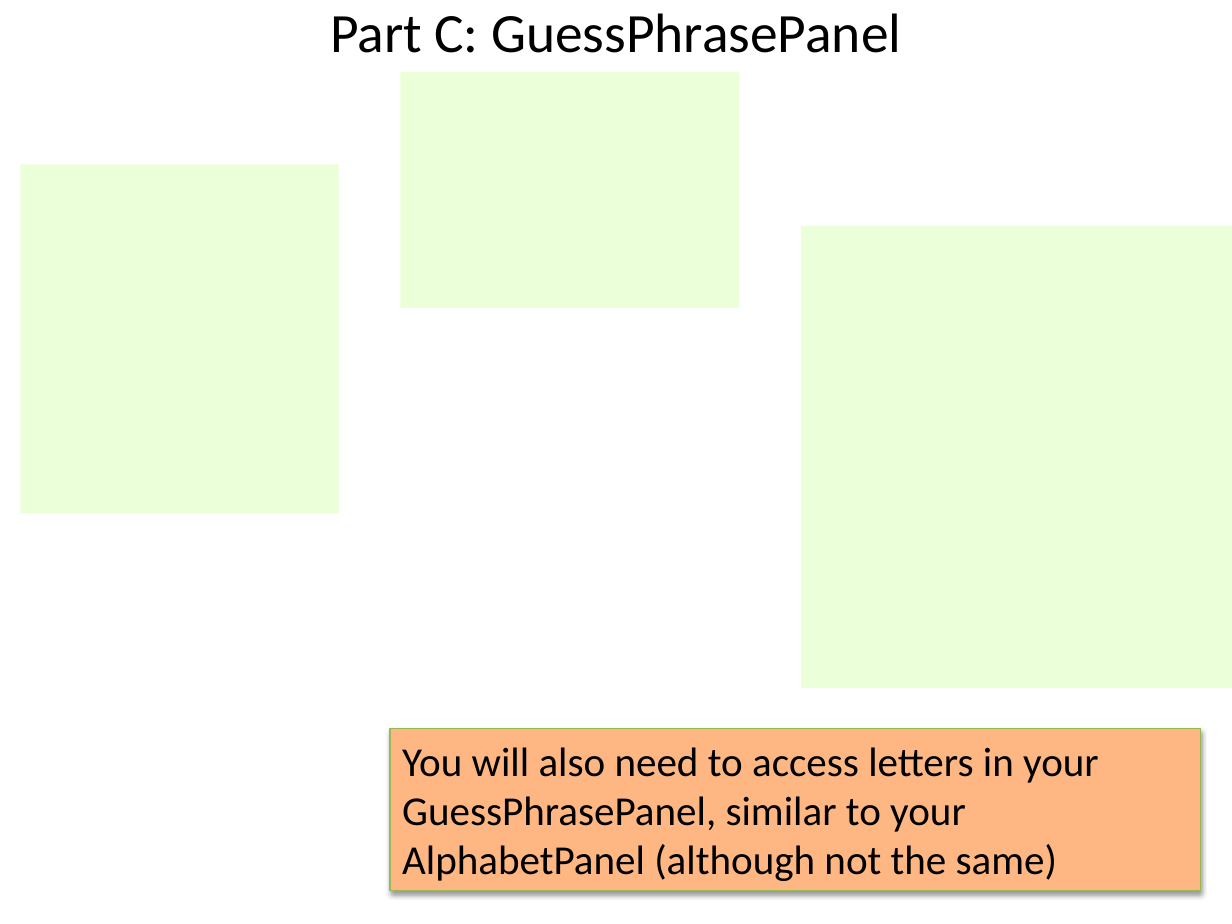
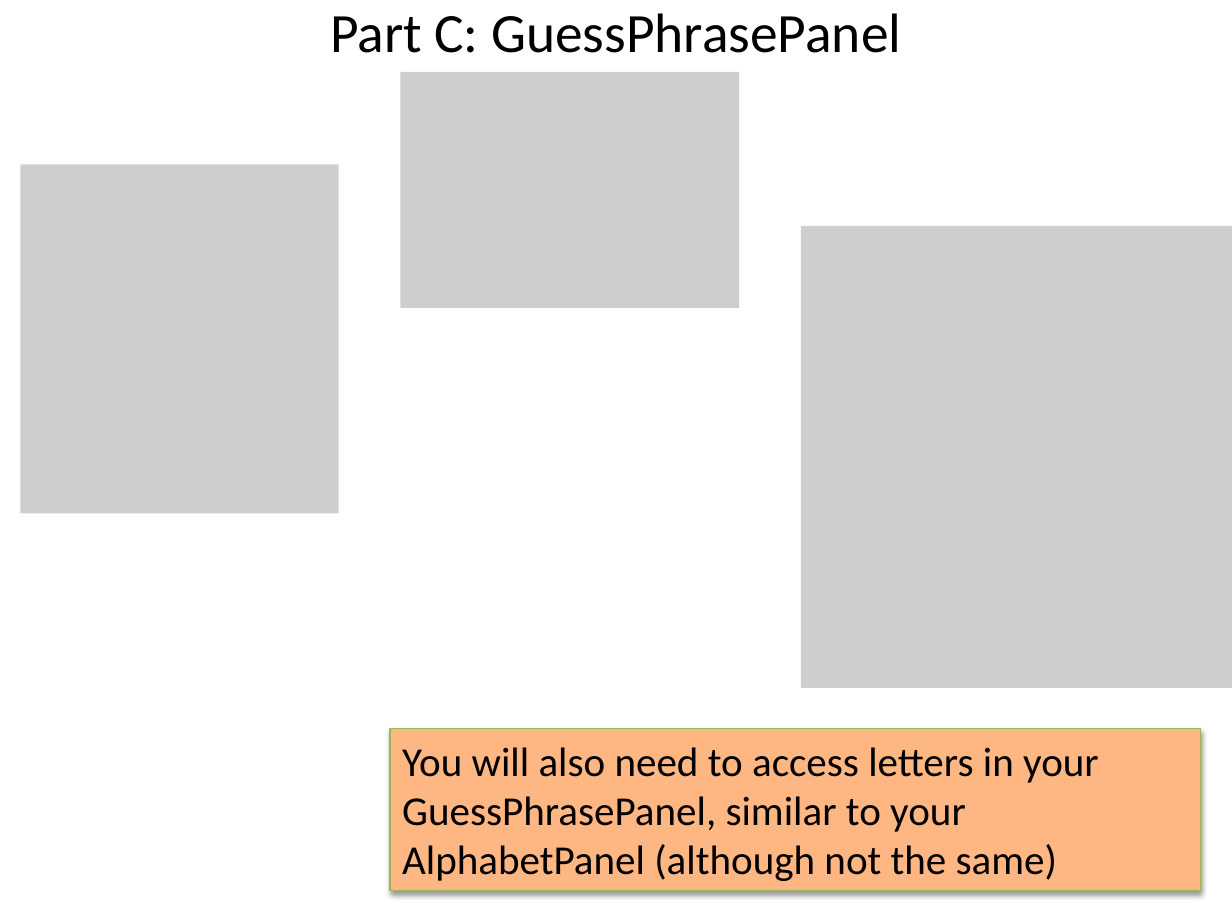
Before and after one commit to emhill/151-S15, a slide deck: slide 9 of src/morea/08.project1/project1/Project1.pptx. Drawn at 1232x924 pixels with LibreOffice and Linux fonts; fonts in the diff are those of the drawing; background and template pictures are left out. Boxes give left, top, right and bottom in pixels: in the first picture for what was removed or moved away, otherwise in the second. Text is boxed around its words. In the diff, an @@ line names an element or a change of style, - is before the commit and + after.

```diff
--- a/src/morea/08.project1/project1/Project1.pptx
+++ b/src/morea/08.project1/project1/Project1.pptx
@@ fill #CCFF99 at 38% opacity to #808080 at 38% opacity in 3 elements at <box>21,164,339,513</box>, <box>801,225,1232,687</box>, <box>400,71,739,308</box> @@
```
Also in this commit, not shown: 17 other files.
